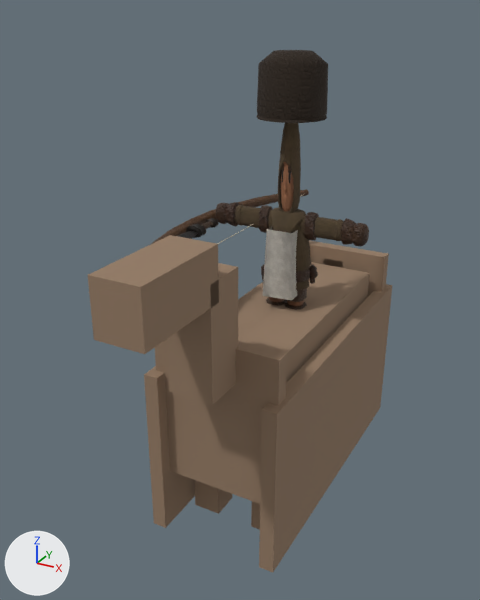
The glTF model csharp/Unciv.Godot/Packs/units/models/unit/Keshik.glb, before and after one commit.
Rendered twice from a 50 mm lens placed at (0.549, -1.206, 1.006), pointed at (-0.039, -0.136, 0.471). Every picture has the same lights, and +X, +Y and +Z are marked at lower left. The older version comes first. Where no turn or scale is listed for an object, it has been applied to the vertices. Vertices at exactly the same position are counted once.

The first picture shows 'Bow', 'HorseMesh', 'Warrior' and 1 more.
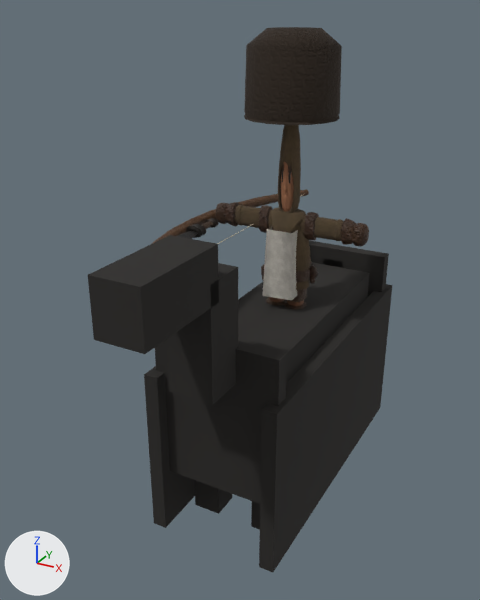
Pixel boxes [x1, y1, x2, y2] of what changed, in the pictures (480 x 600 px; the box of a moved part takes in the faces that stretch with it):
'HorseMesh', recoloured (brown to black)
    both: [88, 235, 392, 573]
'Warrior', reshaped (9% taller)
    before: [216, 50, 369, 310]
    after: [216, 27, 369, 310]
part 1 of me_mesh_skinned, moved or reshaped
    before: [257, 50, 328, 123]
    after: [244, 27, 342, 125]

The edits, one by one:
Material 'Horse' (mat_horse) changes colour from brown #957c65 to black #272422; in linear values from (0.3, 0.2, 0.13) to (0.02, 0.018, 0.016).
me_mesh_skinned is used by ob_warrior; location (0.0, 0.0, 0.38).
me_mesh_skinned had 2398 vertices, 4461 faces and spanned x -0.17..0.17, y -0.069..0.068, z 0.0..0.554.
me_mesh_skinned now has 2398 vertices, 4461 faces and spans x -0.17..0.17, y -0.093..0.092, z 0.0..0.593.
me_mesh_skinned part 1: 81 of 2398 vertices moved; they spanned x -0.068..0.068, y -0.069..0.068, z 0.432..0.554 and now span x -0.092..0.092, y -0.093..0.092, z 0.432..0.593; mean shift (0.0, 0.0, 0.015); largest move (0.026, -0.027, 0.553) -> (0.036, -0.036, 0.592).
